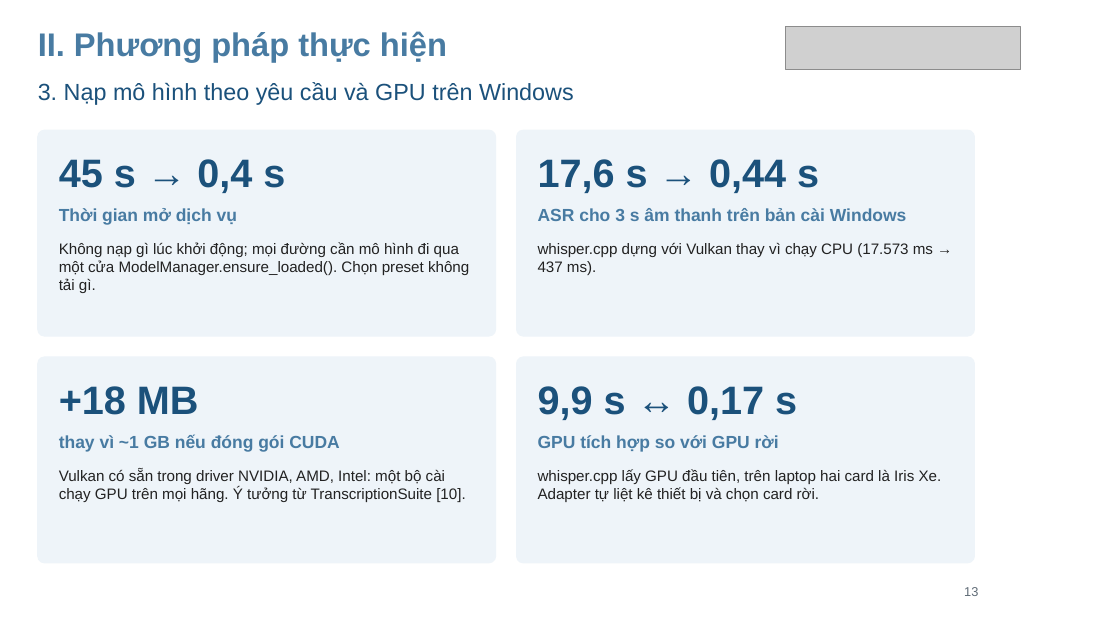
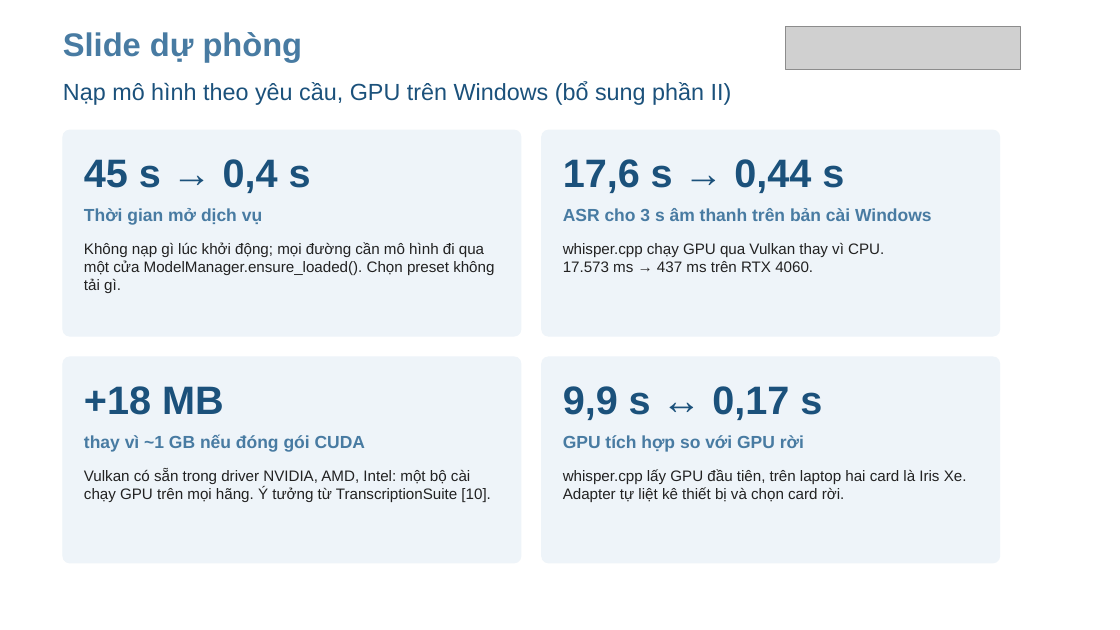
Before and after one commit to RokeyHung/local-live-voice-translator, a slide deck: slide 41 of docs/slides/24410300_NgoManhHung_SlideBaoVe.pptx (slide 13 before the commit). Drawn at 1120x630 pixels with LibreOffice and Linux fonts; fonts in the diff are those of the drawing; grey boxes stand for pictures; background and template pictures are left out. Boxes give left, top, right and bottom in pixels: in the first picture for what was removed or moved away, otherwise in the second. Text is boxed around its words. In the diff, an @@ line names an element or a change of style, - is before the commit and + after.

```diff
--- a/docs/slides/24410300_NgoManhHung_SlideBaoVe.pptx
+++ b/docs/slides/24410300_NgoManhHung_SlideBaoVe.pptx
@@ text at [63,32,303,62]: text changed @@
-II. Phương pháp thực hiện
+Slide dự phòng
@@ text at [63,82,732,105]: text changed @@
-3. Nạp mô hình theo yêu cầu và GPU trên Windows
+Nạp mô hình theo yêu cầu, GPU trên Windows (bổ sung phần II)
@@ text at [563,243,884,272]: text changed @@
-whisper.cpp dựng với Vulkan thay vì chạy CPU (17.573 ms → 437 ms).
+whisper.cpp chạy GPU qua Vulkan thay vì CPU.
+17.573 ms → 437 ms trên RTX 4060.
@@ 11 texts, 4 rounded rectangles: place and size @@
-11 texts, 4 rounded rectangles at [38,130,975,563]
+11 texts, 4 rounded rectangles at [63,130,1000,563]
@@ text removed at [964,587,978,596] @@
-13
```
Also in this commit, not shown: 30 other slides changed, 14 slides added, 45 other files.
